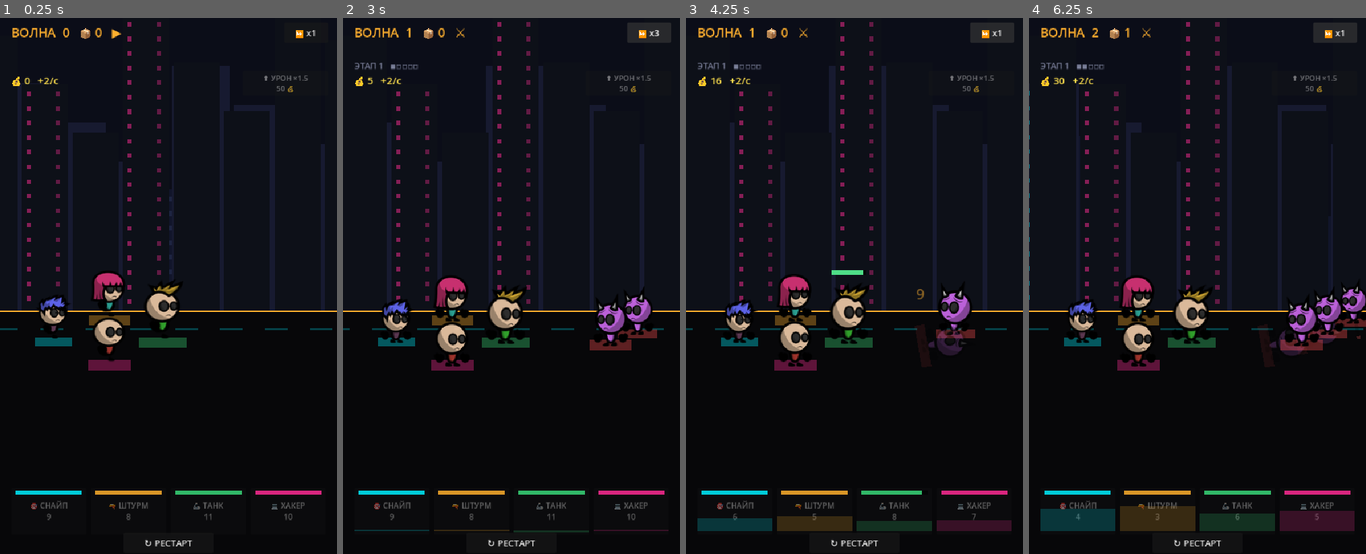
Above: before the commit, frames 1-4 (left to right).
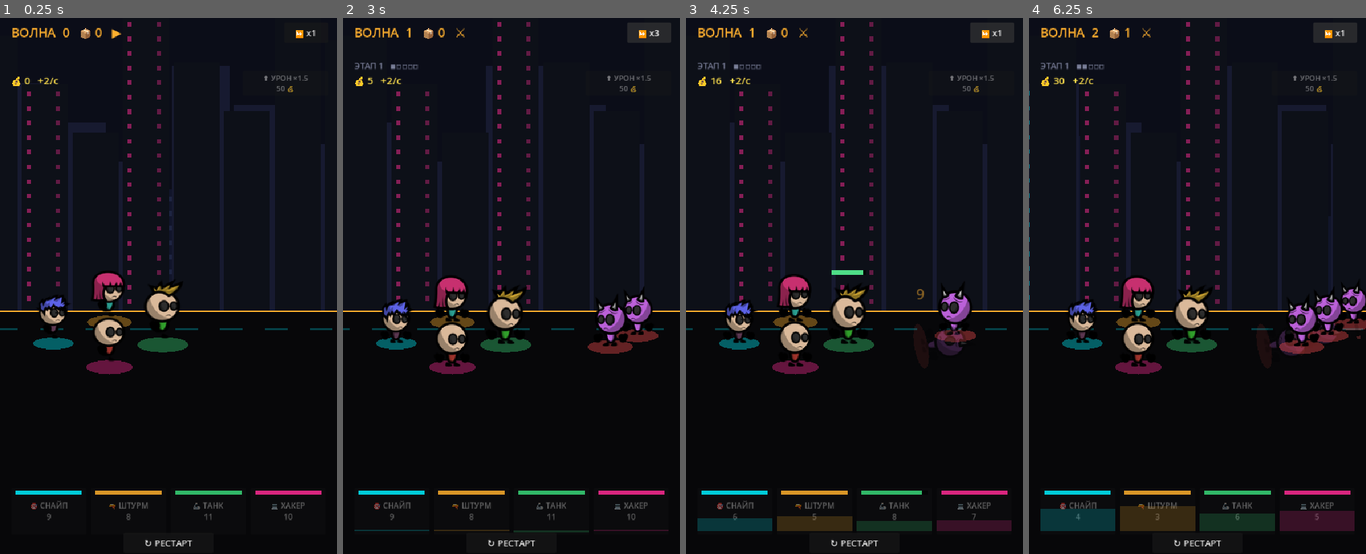
Above: after the commit, the same moments.

Repository: Mokhnatti/cyber-auto-rpg
Game: Godot game, scene res://main.tscn
Two runs of this game, one before a commit and one after it. Both use one fixed random seed, a clock stepped at 60 frames per second and the inputs below.
Inputs:
- Up to frame 1 (0.25 s): no input
- Up to frame 2 (3 s): click "↻ РЕСТАРТ" at 0.5 s; click "↻ РЕСТАРТ" at 1.25 s; click "⏩ x1" at 2 s; click "⏩ x2" at 2.75 s
- Up to frame 3 (4.25 s): click "⏩ x3" at 3.5 s
- Up to frame 4 (6.25 s): click "⏩ x1" at 4.25 s; click "⏩ x2" at 5 s; click "⏩ x3" at 5.75 s

The runs differ from the first frame. In frame 1, 0.3% of the frame differs, in the area x 9-56%, y 55-67%; in frame 2, 0.4%; in frame 3, 0.4%; in frame 4, 0.5%, in the area x 9-100%, y 55-67%.

Commit message:
Под ногами кружки-эллипсы (Polygon2D) вместо прямоугольников — неон-платформа цвета класса

Diff:
--- a/prototype/main.gd
+++ b/prototype/main.gd
@@ -298,8 +298,13 @@
 func _make_char(folder: String, facing: int, scale: float, glow: Color) -> Node2D:
 	var root := Node2D.new()
 	root.scale = Vector2(facing * scale, scale)
-	# неон-платформа/тень под ногами (цвет класса, симметрична → ок при flip)
-	root.add_child(_rect("Glow", Vector2(-28, -8), Vector2(56, 13), Color(glow.r, glow.g, glow.b, 0.35)))
+	# неон-кружок/эллипс под ногами (цвет класса)
+	var glowp := Polygon2D.new()
+	glowp.name = "Glow"
+	glowp.polygon = _ellipse_pts(30.0, 9.0)
+	glowp.color = Color(glow.r, glow.g, glow.b, 0.38)
+	glowp.position = Vector2(0, 1)
+	root.add_child(glowp)
 	# анимированный спрайт (CC0 RGS_Dev)
 	# персонаж в кадре занимает yc 106..174 → ставим ногами на 0 (землю), крупнее
 	var spr := AnimatedSprite2D.new()
@@ -334,6 +339,13 @@
 			sf.add_frame(anim, load(path))
 			i += 1
 	return sf
+
+func _ellipse_pts(rx: float, ry: float, n: int = 24) -> PackedVector2Array:
+	var pts := PackedVector2Array()
+	for i in n:
+		var a := TAU * i / n
+		pts.append(Vector2(cos(a) * rx, sin(a) * ry))
+	return pts
 
 func _rect(nm: String, pos: Vector2, size: Vector2, col: Color) -> ColorRect:
 	var r := ColorRect.new()
Not shown, changed: docs/play/index.html
Not shown, changed: docs/play/index.pck
